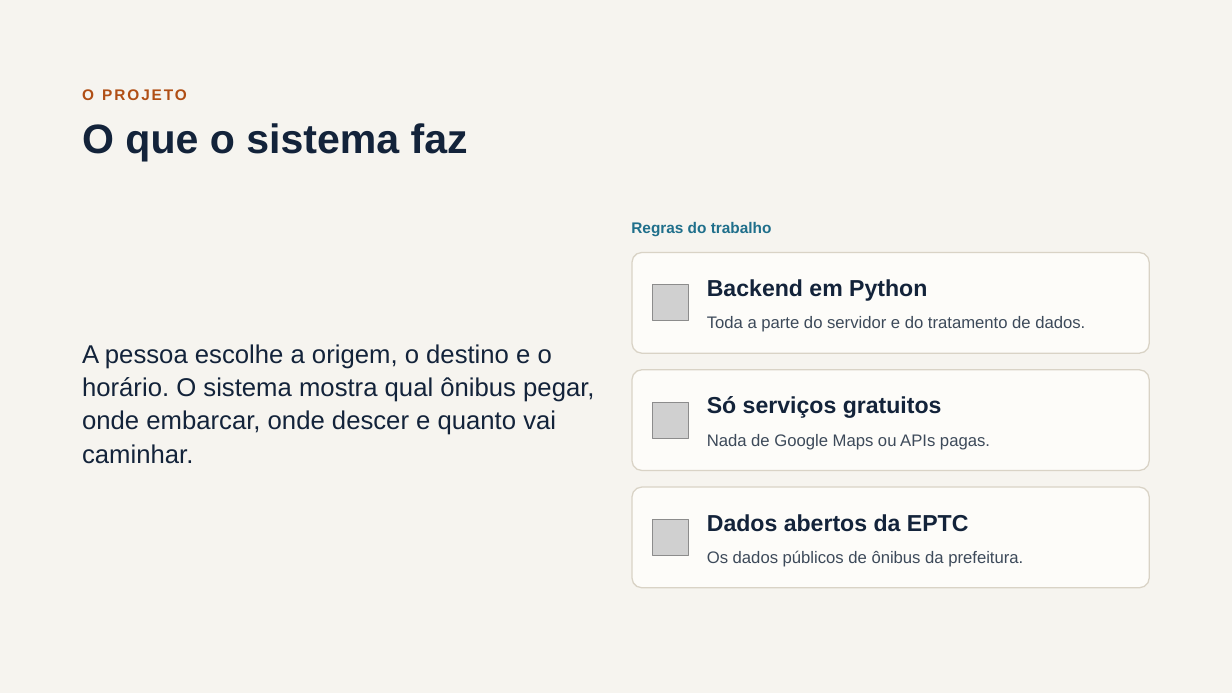
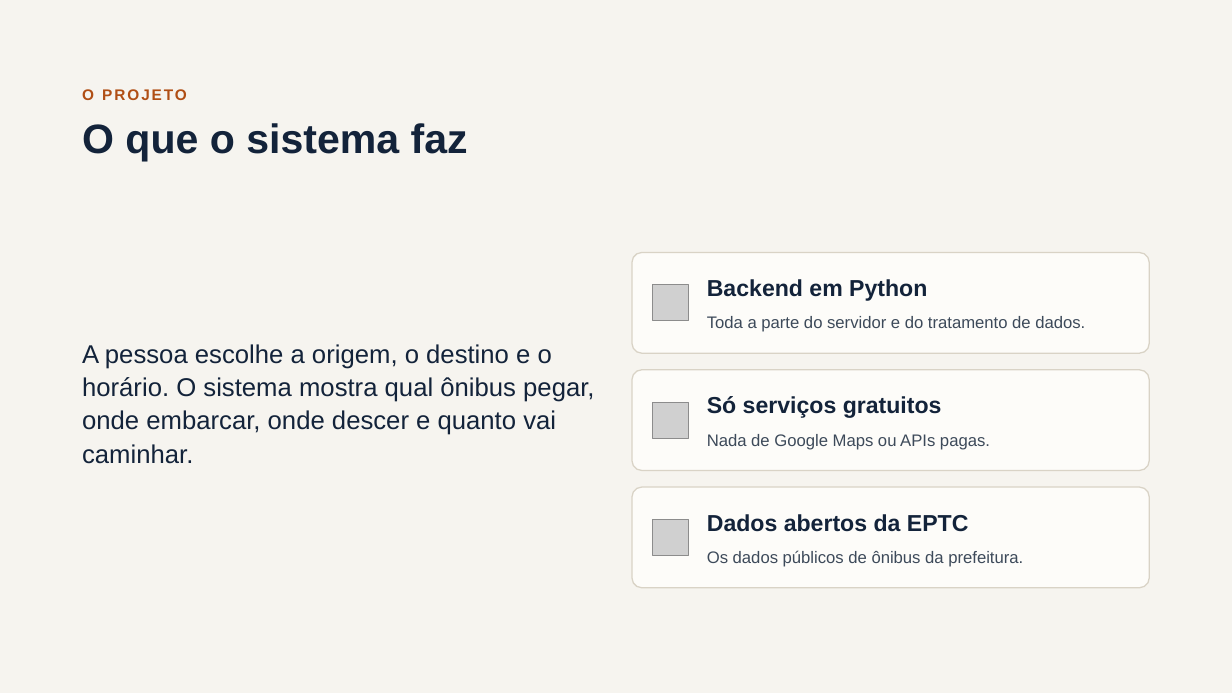
Before and after one commit to becodcf/findbuspoa, a slide deck: slide 2 of findbuspoa.pptx. Drawn at 1232x693 pixels with LibreOffice and Linux fonts; fonts in the diff are those of the drawing; grey boxes stand for pictures. Boxes give left, top, right and bottom in pixels: in the first picture for what was removed or moved away, otherwise in the second. Text is boxed around its words. In the diff, an @@ line names an element or a change of style, - is before the commit and + after.

```diff
--- a/findbuspoa.pptx
+++ b/findbuspoa.pptx
@@ text removed at (x1=631, y1=222, x2=772, y2=237) @@
-Regras do trabalho
```
